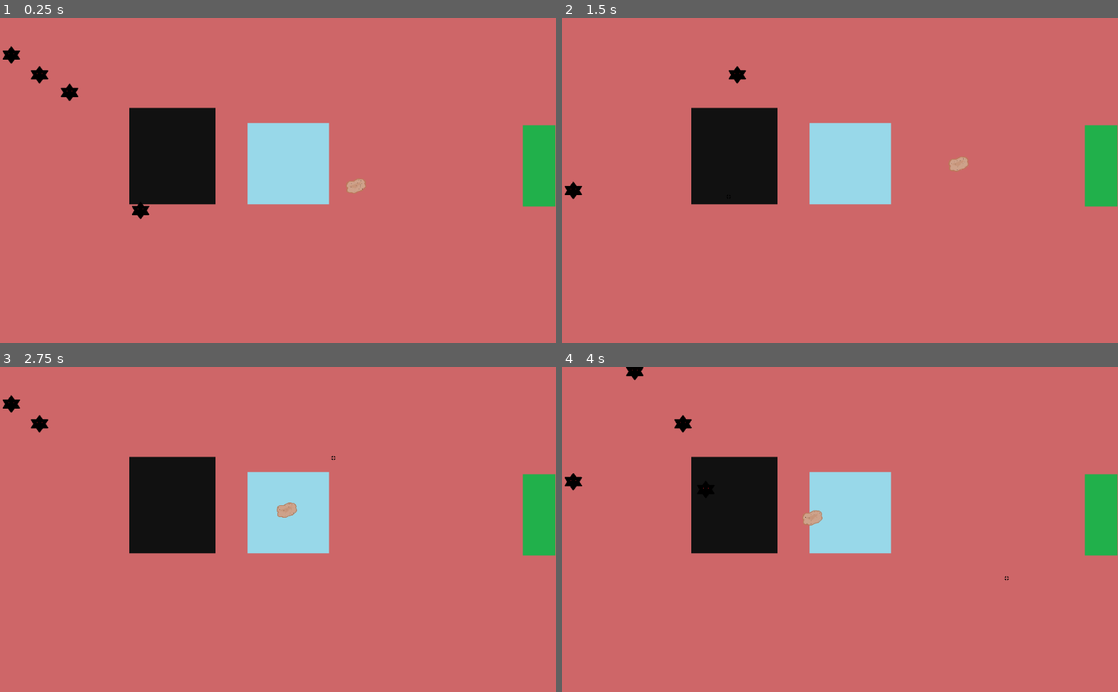
Above: before the commit, frames 1-4 (two rows, left to right).
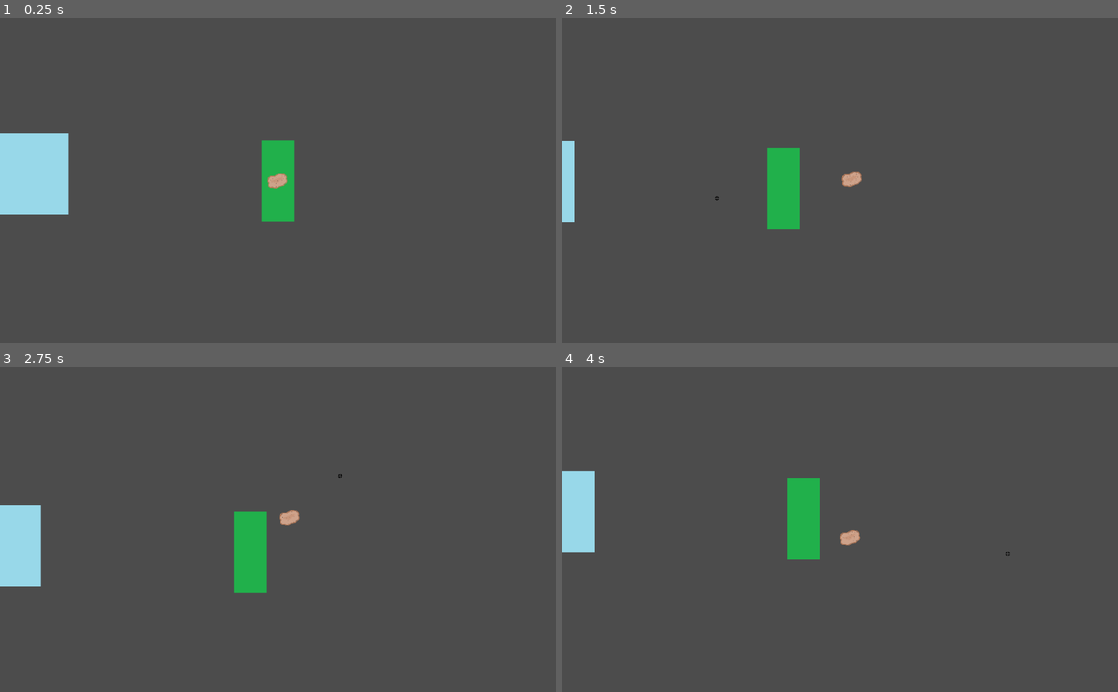
Above: after the commit, the same moments.

Repository: truongaaron/IB2D
Game: Godot game, scene res://Main.tscn
Same seed, same stepped clock (60 frames per second), same inputs: the game is played once before the commit and once after it.
Inputs (mouse positions are in pixels of both pictures, inside the frame that each line leads up to):
- Up to frame 1 (0.25 s): no input
- Up to frame 2 (1.5 s): move the mouse to (962, 164) at 0.52 s; click (962, 164) at 0.6 s; move the mouse to (728, 196) at 1.27 s; click (728, 196) at 1.35 s
- Up to frame 3 (2.75 s): move the mouse to (333, 458) at 2.02 s; click (333, 458) at 2.1 s
- Up to frame 4 (4 s): move the mouse to (812, 594) at 2.77 s; click (812, 594) at 2.85 s; move the mouse to (1006, 578) at 3.52 s; click (1006, 578) at 3.6 s

The runs differ from the first frame. In frame 1, 100% of the frame differs, in the area x 0-100%, y 0-100%; in frame 2, 100%; in frame 3, 100%; in frame 4, 100%.

Commit message:
fixed checkpoint location, added camera to player

Diff:
--- a/IceBaneling2D/Main.gd
+++ b/IceBaneling2D/Main.gd
@@ -9,7 +9,7 @@
 
 func _input(event):
 	if Input.is_action_just_pressed("click"):
-		var pos = get_viewport().get_mouse_position()
+		var pos = get_global_mouse_position()
 		s.position.x = pos.x
 		s.position.y = pos.y
 		add_child(s)
--- a/IceBaneling2D/Main.tscn
+++ b/IceBaneling2D/Main.tscn
@@ -25,6 +25,7 @@
 script = ExtResource( 1 )
 
 [node name="background" type="Sprite" parent="."]
+visible = false
 position = Vector2( 531.928, 267.969 )
 scale = Vector2( 7.46472, 4.33469 )
 texture = ExtResource( 2 )
@@ -55,21 +56,30 @@
 position = Vector2( -57.9565, 64.2199 )
 script = ExtResource( 7 )
 
-[node name="Enemy4" parent="." instance=ExtResource( 8 )]
+[node name="Enemy4" parent="." groups=[
+"Enemy",
+] instance=ExtResource( 8 )]
 position = Vector2( 72.8562, 282.154 )
 script = ExtResource( 9 )
 
-[node name="checkpoint" parent="." instance=ExtResource( 10 )]
-position = Vector2( 992.434, 273.56 )
+[node name="checkpoint" parent="." groups=[
+"checkpoint",
+] instance=ExtResource( 10 )]
+position = Vector2( 991.434, 281.56 )
+scale = Vector2( 0.2, 0.5 )
+
+[node name="checkpoint2" parent="." groups=[
+"checkpoint",
+] instance=ExtResource( 10 )]
+position = Vector2( 429.669, 270.696 )
 scale = Vector2( 0.2, 0.5 )
 
 [node name="Potato" type="KinematicBody2D" parent="."]
 light_mask = 4
-position = Vector2( 656.355, 310.134 )
+position = Vector2( 991.437, 281.495 )
 scale = Vector2( 0.7, 0.7 )
 script = ExtResource( 11 )
 default_friction = 0.1
-ice_friction = 0.001
 oil_friction = 0.001
 
 [node name="potato" type="Sprite" parent="Potato"]
@@ -77,12 +87,24 @@
 scale = Vector2( 0.7, 0.7 )
 texture = ExtResource( 12 )
 
-[node name="CollisionShape2D" type="CollisionShape2D" parent="Potato"]
-position = Vector2( -0.348267, -0.167419 )
+[node name="Area2D" type="Area2D" parent="Potato"]
+
+[node name="CollisionShape2D" type="CollisionShape2D" parent="Potato/Area2D"]
+position = Vector2( -0.348206, -0.167419 )
 scale = Vector2( 0.7, 0.7 )
 shape = SubResource( 2 )
+
+[node name="CollisionShape2D2" type="CollisionShape2D" parent="Potato"]
+position = Vector2( -0.348206, -0.167419 )
+scale = Vector2( 0.7, 0.7 )
+shape = SubResource( 2 )
+
+[node name="Camera2D" type="Camera2D" parent="Potato"]
+position = Vector2( 0.617065, -1.03986 )
+current = true
+smoothing_enabled = true
 [connection signal="body_entered" from="OilyFloor" to="Potato" method="_on_OilyFloor_body_entered"]
 [connection signal="body_exited" from="OilyFloor" to="Potato" method="_on_OilyFloor_body_exited"]
 [connection signal="body_entered" from="IceFloor" to="Potato" method="_on_IceFloor_body_entered"]
 [connection signal="body_exited" from="IceFloor" to="Potato" method="_on_IceFloor_body_exited"]
-[connection signal="body_entered" from="Enemy4" to="Potato" method="_on_Enemy4_body_entered"]
+[connection signal="area_entered" from="Potato/Area2D" to="Potato" method="_on_Potato_Area_Entered"]
--- a/IceBaneling2D/Player.gd
+++ b/IceBaneling2D/Player.gd
@@ -20,8 +20,12 @@
 
 var checkpoint = preload("res://checkpoint.gd")
 
+var respawn_location = Vector2(0,0)
+
 func _ready():
 	destination = Vector2(position.x, position.y)
+	respawn_location.x = position.x
+	respawn_location.y = position.y
 
 func _input(event):
 	if Input.is_action_just_pressed("click"):
@@ -114,6 +118,13 @@
 		speed = 150
 		on_oil = false
 
-func _on_Enemy4_body_entered(body):
-	if body.name == "Potato":
-		self.queue_free()
+
+func respawn():
+	set_position(respawn_location)
+
+func _on_Potato_Area_Entered(area):
+	if area.is_in_group("Enemy"):
+		respawn()
+	if area.is_in_group("checkpoint"):
+		respawn_location.x = area.position.x
+		respawn_location.y = area.position.y
